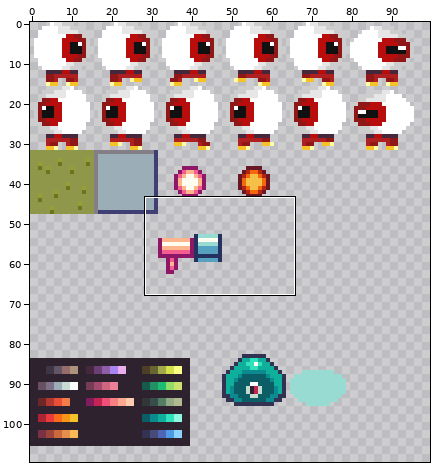
Sprite sheet -- rsc/Assets/SpriteSheet.png. The first picture is a wide view before the edit; the outline marks the close-up.
Close-up. Earlier state:
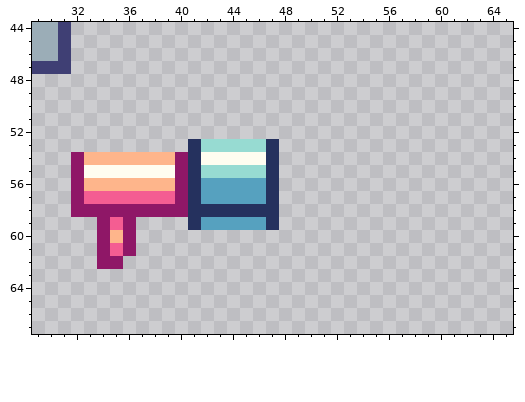
The file is 128x128 pixels. Colours within 5 levels of each other are drawn and written as one. Shown: x 29..65, y 44..67. The wide view leaves out empty margins.
Now the later version:
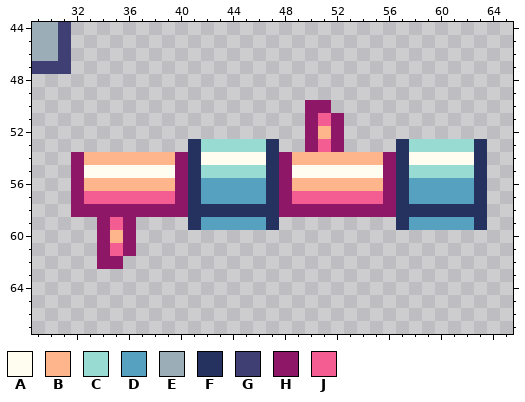
Palette (. is transparent): A #fffdf0  B #feb58b  C #97dbd2  D #56a1bf  E #9badb7  F #25315e  G #3f3f74  H #8f1767  J #f45d92
The exact change:
Colour A now appears in row 54 at x 58 to 62; in row 55 at x 49 to 55.
Colour B now appears in row 52 at x 51; in row 54 at x 49 to 55; in row 56 at x 49 to 55.
Colour C now appears in row 53 at x 58 to 62; in row 55 at x 58 to 62.
Colour D now appears in rows 56 to 57 at x 58 to 62; in row 59 at x 58 to 62.
Colour F now appears in rows 53 to 57 at x 57 and 63; in row 58 at x 57 to 63; in row 59 at x 57 and 63.
Colour H now appears in row 50 at x 50 to 51; in rows 51 to 53 at x 50 and 52; in rows 54 to 57 at x 48 and 56; in row 58 at x 48 to 56.
Colour J now appears in row 51 at x 51; in row 53 at x 51; in row 57 at x 49 to 55.
Pixel boxes of the changes (left, top, right, bottom) in both close-ups:
added: (279, 100, 487, 230)
